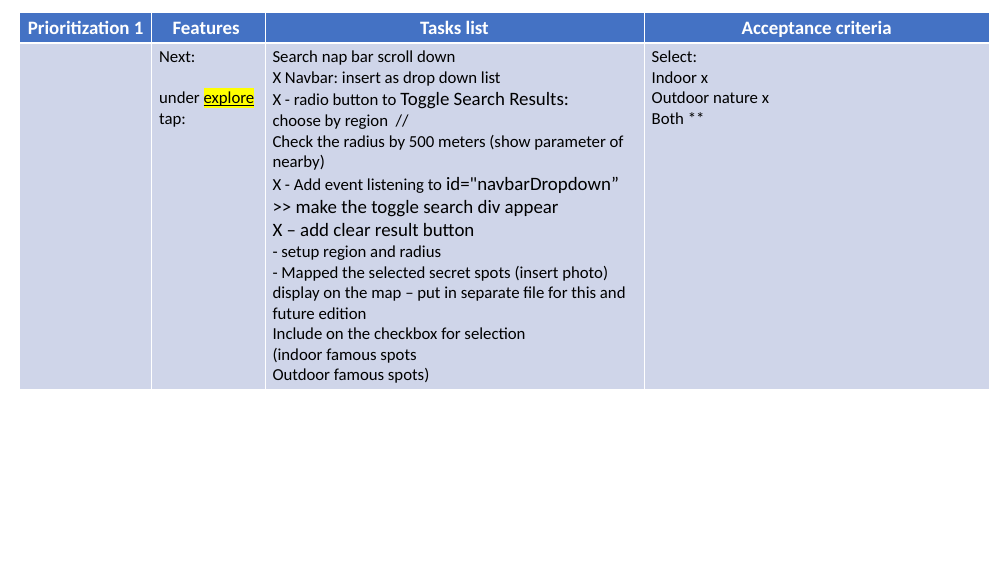
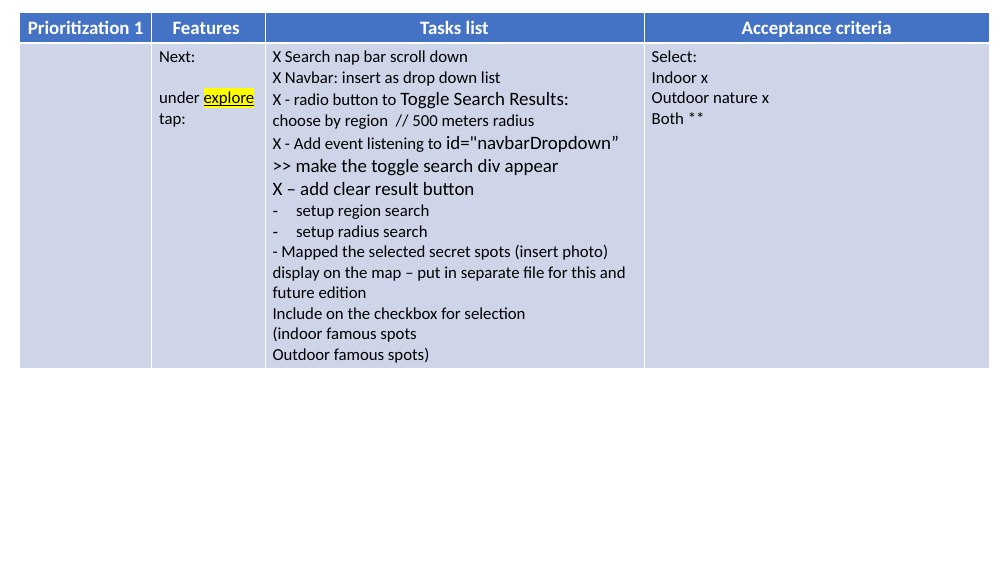
Before and after one commit to annette-p/pre-wedding-photoshoot-locations, a slide deck: slide 9 of wireframe.pptx. Drawn at 1008x567 pixels with LibreOffice and Linux fonts; fonts in the diff are those of the drawing. Boxes give left, top, right and bottom in pixels: in the first picture for what was removed or moved away, otherwise in the second. Text is boxed around its words. In the diff, an @@ line names an element or a change of style, - is before the commit and + after.

Commit message:
setup scroll down bar for search result display div

```diff
--- a/wireframe.pptx
+++ b/wireframe.pptx
@@ table at (x1=20, y1=12, x2=990, y2=367) @@
@@ row 2, column 3: "Search nap bar scroll down / X Navbar: insert as drop down list / X - radio button to Toggle Search Results: / choose by region // / Check the radius by 500 meters (show parameter of nearby) / X - Add event listening to id="navbarDropdown” >> make the toggle search div appear / X – add clear result button / - setup region and radius / - Mapped the selected secret spots (insert photo) display on the map – put in separate file for this and future edition / Include on the checkbox for selection / (indoor famous spots / Outdoor famous spots)" to "X Search nap bar scroll down / X Navbar: insert as drop down list / X - radio button to Toggle Search Results: / choose by region // 500 meters radius / X - Add event listening to id="navbarDropdown” >> make the toggle search div appear / X – add clear result button / setup region search / setup radius search / - Mapped the selected secret spots (insert photo) display on the map – put in separate file for this and future edition / Include on the checkbox for selection / (indoor famous spots / Outdoor famous spots)" @@
```
Also in this commit, not shown: 2 other files.
